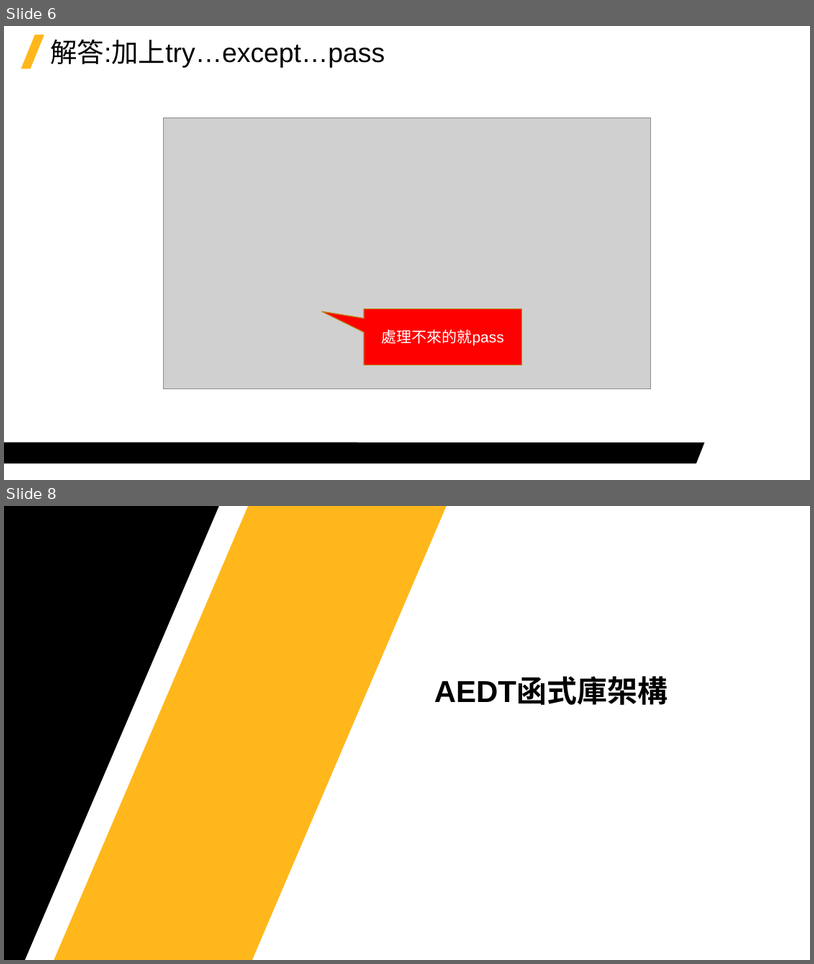
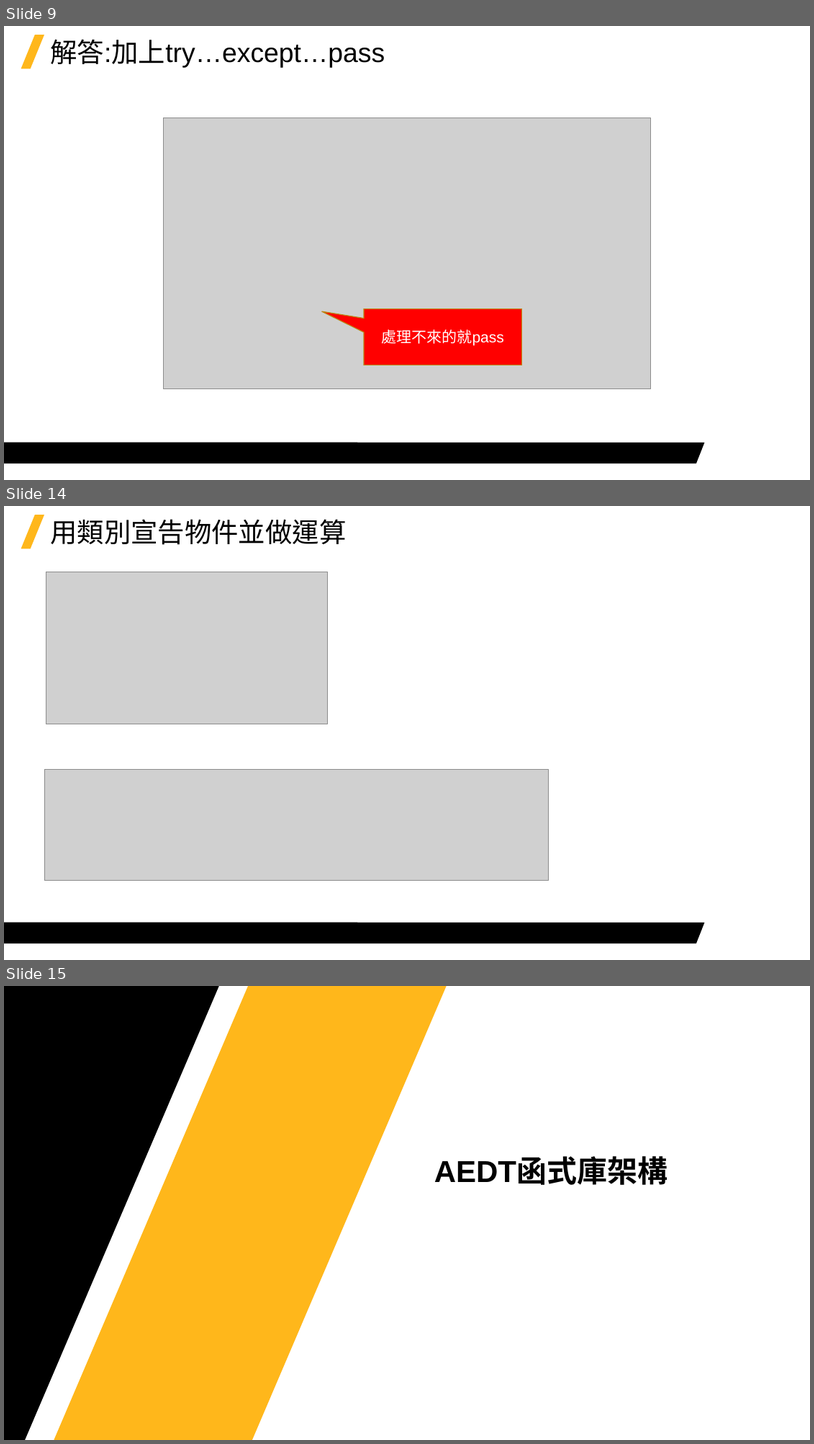
Before and after one commit to Jerrick-cheng/AEDT-Automation-Camp, a slide deck: 上課教材/Week4.pptx. Shown one above the other, each under a label of ours: slides 6 and 8 before the commit, slides 9, 14 and 15 after it; the slides between them are not shown. The pictures are 814x964 and 814x1444 pixels, drawn with LibreOffice and Linux fonts; fonts in the diff are those of the drawing; grey boxes stand for pictures; background and template pictures are left out. Boxes give left, top, right and bottom in pixels: in the first picture for what was removed or moved away, otherwise in the second. Text is boxed around its words. In the diff, an @@ line names an element or a change of style, - is before the commit and + after.

```diff
--- a/上課教材/Week4.pptx
+++ b/上課教材/Week4.pptx
@@ slide 14 added at <box>4,506,810,960</box>, background #FFFFFF; not listed: 2 template elements that a slide beside it also shows @@
@@ title added at <box>50,519,346,545</box>, 32 pt, text #000000 @@
+用類別宣告物件並做運算
@@ picture added at <box>46,572,328,723</box> @@
@@ picture added at <box>44,769,548,880</box> @@
@@ what was slide 6 is now slide 9 @@
@@ what was slide 8 is now slide 15 @@
```
Also in this commit, not shown: 5 slides changed, 6 other slides added, 2 other files.
